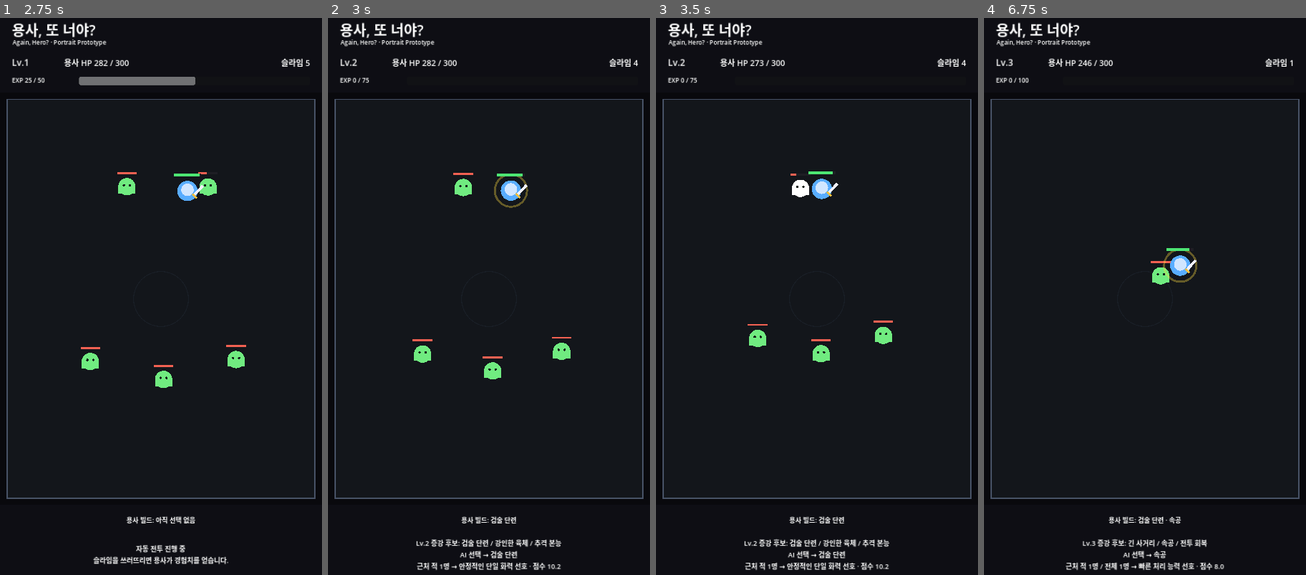
Above: before the commit, frames 1-4 (left to right).
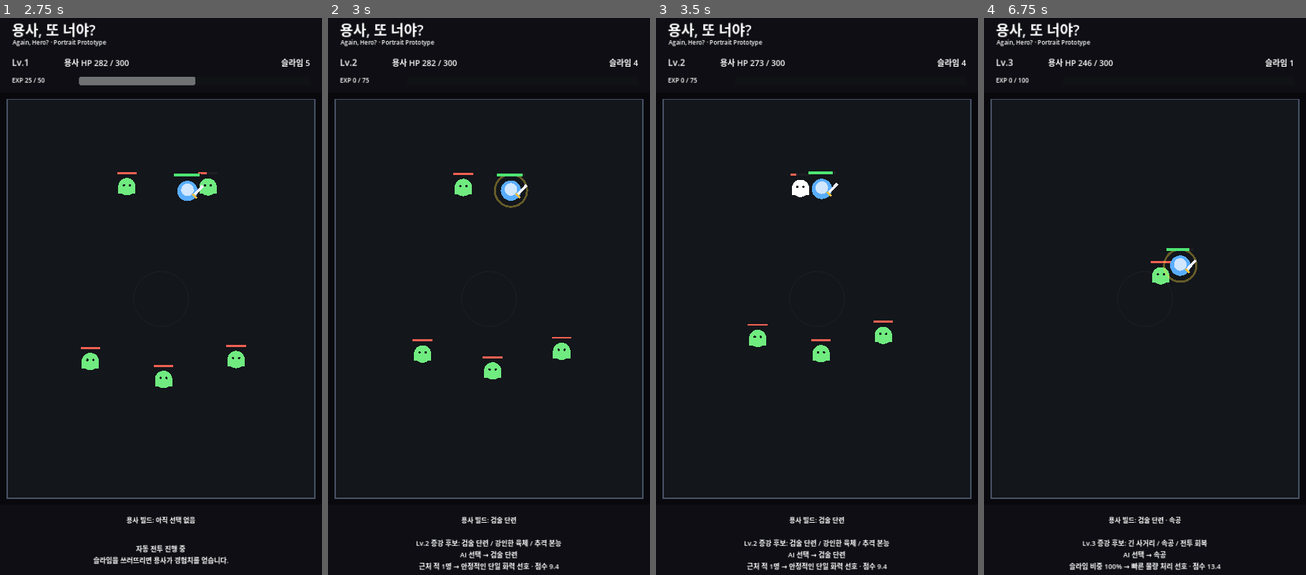
Above: after the commit, the same moments.

Repository: MinSung0732/Again-Hero-
Game: Godot game, scene res://src/main/Main.tscn
Two runs of this game, one before a commit and one after it. Both use one fixed random seed, a clock stepped at 60 frames per second and the inputs below.
Inputs:
- Up to frame 1 (2.75 s): no input
- Up to frame 2 (3 s): no input
- Up to frame 3 (3.5 s): no input
- Up to frame 4 (6.75 s): no input

Frame 1 is identical in both runs. In frame 2, 0.4% of the frame differs, in the area x 27-73%, y 97-100%; in frame 3, 0.4%; in frame 4, 0.5%, in the area x 25-75%, y 97-100%.

Commit message:
feat: score hero augments by monster type and role ratios

Diff:
--- a/src/ai/hero_build_ai.gd
+++ b/src/ai/hero_build_ai.gd
@@ -28,48 +28,62 @@
 	var total_count: int = int(context.get("total_count", 0))
 	var hp_ratio: float = clampf(float(context.get("hp_ratio", 1.0)), 0.0, 1.0)
 	var nearest_distance: float = float(context.get("nearest_distance", 9999.0))
+	var type_counts: Dictionary = context.get("type_counts", {})
+	var role_counts: Dictionary = context.get("role_counts", {})
 	var stacks: int = int(build_counts.get(candidate_id, 0))
+
+	var slime_ratio: float = _ratio(int(type_counts.get("slime", 0)), total_count)
+	var spider_ratio: float = _ratio(int(type_counts.get("spider", 0)), total_count)
+	var orc_ratio: float = _ratio(int(type_counts.get("orc", 0)), total_count)
+	var swarm_ratio: float = _ratio(int(role_counts.get("swarm", 0)), total_count)
+	var controller_ratio: float = _ratio(int(role_counts.get("controller", 0)), total_count)
+	var tank_ratio: float = _ratio(int(role_counts.get("tank", 0)), total_count)
 
 	match candidate_id:
 		"sword_mastery":
+			score += orc_ratio * 4.0
+			score += tank_ratio * 2.0
 			if nearby_count <= 2:
-				score += 1.6
-			else:
-				score += 0.3
+				score += 1.0
 			if hp_ratio >= 0.65:
-				score += 0.8
+				score += 0.6
 
 		"rapid_strikes":
-			score += minf(float(nearby_count) * 0.65, 3.2)
+			score += minf(float(nearby_count) * 0.55, 2.8)
+			score += slime_ratio * 3.5
+			score += swarm_ratio * 2.0
 			if total_count >= 4:
-				score += 0.8
+				score += 0.6
 
 		"iron_body":
 			score += (1.0 - hp_ratio) * 5.0
+			score += orc_ratio * 2.5
+			score += tank_ratio * 1.5
 			if hp_ratio <= 0.55:
-				score += 1.2
+				score += 1.0
 
 		"pursuit":
-			score += minf(nearest_distance / 220.0, 2.6)
+			score += minf(nearest_distance / 220.0, 2.3)
+			score += spider_ratio * 3.5
+			score += controller_ratio * 2.0
 			if total_count <= 2:
-				score += 0.7
+				score += 0.5
 
 		"long_reach":
-			score += minf(nearest_distance / 180.0, 3.0)
+			score += minf(nearest_distance / 180.0, 2.7)
+			score += spider_ratio * 1.8
 			if nearby_count == 0:
-				score += 0.8
+				score += 0.7
 
 		"battle_recovery":
 			score += (1.0 - hp_ratio) * 8.0
+			score += tank_ratio * 0.8
 			if hp_ratio >= 0.8:
 				score -= 2.5
 			elif hp_ratio <= 0.45:
 				score += 2.0
 
-	# Build inertia: already invested choices are slightly more attractive.
 	score += float(stacks) * 0.85
-
-	# Keep choices from becoming fully deterministic.
 	score += randf_range(-0.35, 0.35)
 	return score
 
@@ -79,27 +93,52 @@
 	var total_count: int = int(context.get("total_count", 0))
 	var hp_ratio: float = clampf(float(context.get("hp_ratio", 1.0)), 0.0, 1.0)
 	var nearest_distance: float = float(context.get("nearest_distance", 0.0))
+	var type_counts: Dictionary = context.get("type_counts", {})
 	var stacks: int = int(build_counts.get(candidate_id, 0))
+
+	var slime_ratio: float = _ratio(int(type_counts.get("slime", 0)), total_count)
+	var spider_ratio: float = _ratio(int(type_counts.get("spider", 0)), total_count)
+	var orc_ratio: float = _ratio(int(type_counts.get("orc", 0)), total_count)
 	var reason := ""
 
 	match candidate_id:
 		"sword_mastery":
-			reason = "근처 적 %d명 → 안정적인 단일 화력 선호" % nearby_count
+			if orc_ratio >= 0.30:
+				reason = "오크 비중 %.0f%% → 단일 화력 강화" % (orc_ratio * 100.0)
+			else:
+				reason = "근처 적 %d명 → 안정적인 단일 화력 선호" % nearby_count
 		"rapid_strikes":
-			reason = "근처 적 %d명 / 전체 %d명 → 빠른 처리 능력 선호" % [nearby_count, total_count]
+			if slime_ratio >= 0.40:
+				reason = "슬라임 비중 %.0f%% → 빠른 물량 처리 선호" % (slime_ratio * 100.0)
+			else:
+				reason = "근처 적 %d명 / 전체 %d명 → 처리 속도 강화" % [nearby_count, total_count]
 		"iron_body":
-			reason = "현재 HP %.0f%% → 생존력 강화" % (hp_ratio * 100.0)
+			if orc_ratio >= 0.30:
+				reason = "오크 압박 %.0f%% + HP %.0f%% → 생존력 강화" % [orc_ratio * 100.0, hp_ratio * 100.0]
+			else:
+				reason = "현재 HP %.0f%% → 생존력 강화" % (hp_ratio * 100.0)
 		"pursuit":
-			reason = "가장 가까운 적 %.0f 거리 → 추격 능력 강화" % nearest_distance
+			if spider_ratio >= 0.30:
+				reason = "거미 비중 %.0f%% → 둔화 대응 기동력 보강" % (spider_ratio * 100.0)
+			else:
+				reason = "가장 가까운 적 %.0f 거리 → 추격 능력 강화" % nearest_distance
 		"long_reach":
-			reason = "가장 가까운 적 %.0f 거리 → 공격 사거리 강화" % nearest_distance
+			if spider_ratio >= 0.30:
+				reason = "거미 비중 %.0f%% → 접근 전 공격 선호" % (spider_ratio * 100.0)
+			else:
+				reason = "가장 가까운 적 %.0f 거리 → 공격 사거리 강화" % nearest_distance
 		"battle_recovery":
 			reason = "현재 HP %.0f%% → 즉시 회복 필요" % (hp_ratio * 100.0)
 		_:
-			reason = "현재 전황과 기본 선호도를 종합"
+			reason = "현재 전황과 몬스터 구성을 종합"
 
 	if stacks > 0:
 		reason += " · 기존 빌드 관성 +%d" % stacks
 
 	reason += " · 점수 %.1f" % score
 	return reason
+
+static func _ratio(count: int, total: int) -> float:
+	if total <= 0:
+		return 0.0
+	return float(count) / float(total)
